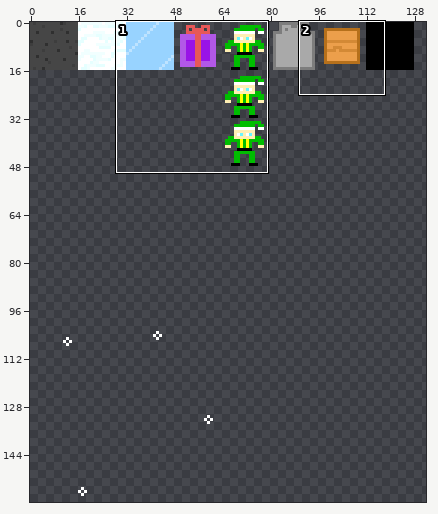
One commit to this sprite sheet: assets/snowkoban.png. Above, an overview of the earlier version with the close-up marked.
Close-up. Before the commit:
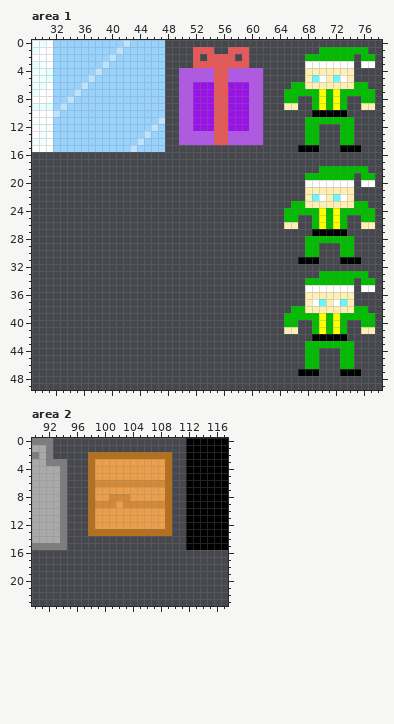
The file is 160x160 pixels. Shown: area 1: x 29..78, y 0..49; area 2: x 90..117, y 0..23. The wide view leaves out empty margins. The commit also changed other parts of the picture, which this record leaves out.
New version:
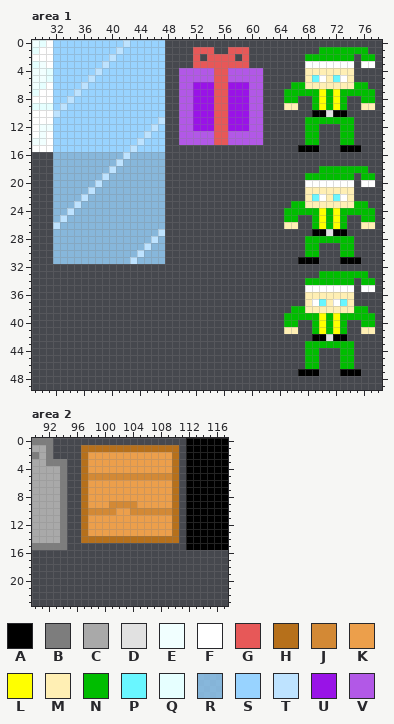
Palette (. is transparent): A #000000  B #7d7d7d  C #a9a9a9  D #e1e1e1  E #f1ffff  F #ffffff  G #e75858  H #b6701b  J #d38935  K #ec9f4b  L #ffff00  M #ffefb4  N #00bd00  P #69f6ff  Q #e6ffff  R #98d3ffcb  S #98d3ff  T #bee3ff  U #9913e7  V #b258e7
Difference:
Area 1:
The author changed colour A to colour D in row 10 at x 71; in row 27 at x 71; in row 42 at x 71.
Colour R now appears in row 16 at x 32 to 41 and 43 to 47; in row 17 at x 32 to 40 and 42 to 47; in row 18 at x 32 to 39 and 41 to 47; in row 19 at x 32 to 38 and 40 to 47; in row 20 at x 32 to 37 and 39 to 47; in row 21 at x 32 to 36 and 38 to 47.
Colour R now appears in row 22 at x 32 to 35 and 37 to 47; in row 23 at x 32 to 34 and 36 to 47; in row 24 at x 32 to 33 and 35 to 47; in row 25 at x 32 and 34 to 47; in row 26 at x 33 to 47; in row 27 at x 32 to 46.
Colour R now appears in row 28 at x 32 to 45 and 47; in row 29 at x 32 to 44 and 46 to 47; in row 30 at x 32 to 43 and 45 to 47; in row 31 at x 32 to 42 and 44 to 47.
Colour T now appears in row 16 at x 42; in row 17 at x 41; in row 18 at x 40; in row 19 at x 39; in row 20 at x 38; in row 21 at x 37.
Colour T now appears in row 22 at x 36; in row 23 at x 35; in row 24 at x 34; in row 25 at x 33; in row 26 at x 32; in row 27 at x 47.
Colour T now appears in row 28 at x 46; in row 29 at x 45; in row 30 at x 44; in row 31 at x 43.
Area 2:
Colour H now appears in row 1 at x 97 to 110; in rows 2 to 13 at x 97 and 110; in row 14 at x 97 to 110.
The author changed colour H to colour J in row 5 at x 98 and 109; in row 10 at x 98 and 109.
The author changed colour K to colour J in row 5 at x 99 to 108; in row 9 at x 102; in row 10 at x 99 to 101 and 104 to 108.
The author changed colour H to colour K in row 2 at x 98 to 109; in rows 3 to 4 at x 98 and 109; in rows 6 to 9 at x 98 and 109; in rows 11 to 12 at x 98 and 109; in row 13 at x 98 to 109.
The author changed colour J to colour K in row 6 at x 99 to 108; in row 8 at x 101 to 103; in row 9 at x 99 to 100 and 105 to 108.
